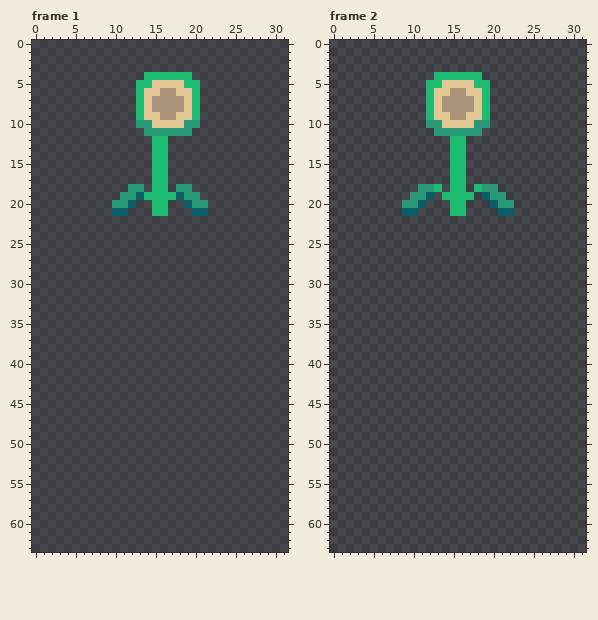
Pixel-art file, stored at assets/Flowers/Sunflower/sunflower_bloom_rustle.ase. Above is the file before it was changed.
32x64 pixels, 4 frames. Shown: frame 1, frame 2. The commit also changed other frames, which this record leaves out.
The result:
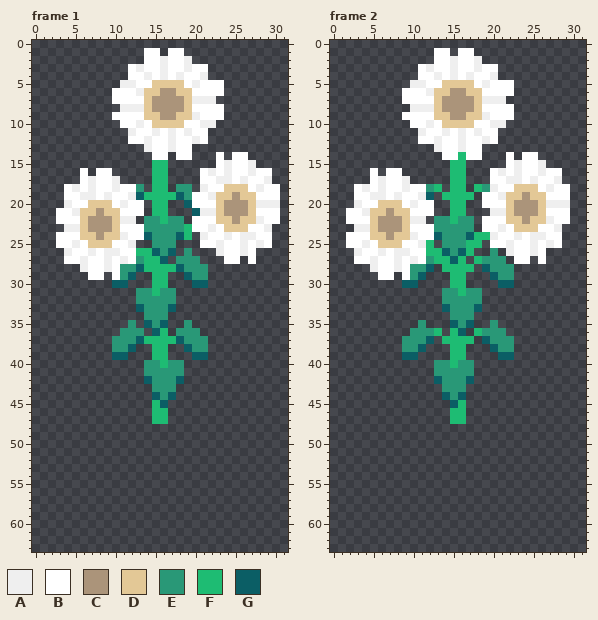
Palette (. is transparent): A #efefef  B #ffffff  C #ab947a  D #e3c896  E #299877  F #1ebc73  G #0b5e65
Changes in this commit:
layer "Plant" now shown
layer "Petals1" now shown
layer "Flower2" now shown
layer "Petals2" now shown
layer "Flower3" now shown
layer "Petals3" now shown
Changed rows in their new state; - is an unchanged pixel.
Frame 1:
first column x 3:
 1 -----------BB-BB------------
 2 -----------BBABBA-----------
 3 ---------BABBABBABB---------
 4 ---------BBABABABBA---------
 5 --------AABB----BABBB-------
 6 -------BBBA------BBBB-------
 7 -------BBBB------AAA--------
 8 --------AAA------BBBB-------
 9 -------BBBB------ABBB-------
10 --------BBAB----BBAA--------
11 ---------ABBABABABB---------
12 ---------BBABBABBAB---------
13 -----------ABBABB-----------
14 ------------BB-BB---B-BB----
15 --------------------BABBA---
16 ---B-BB-----------BABABBABB-
17 ---BABBA----------BBAABABBA-
18 -BABABBABB--------ABBDDDBABB
19 -BBAABABBA-------BBADDCDDBBB
20 -ABBDDDBABB------BBBDCCCDAAA
21 BBADDCDDBBB-------AADCCCDBBB
22 BBBDCCCDAA-EEFEE-BBBDDCDDABB
23 -AADCCCDBBBEEEEEFBBABDDDBBA-
24 BBBDDCDDABBGEEEGF-ABBABAABB-
25 BBABDDDBBA--EEE---BBABBABAB-
26 -ABBABAABBFFGEG-E---ABBAB---
27 -BBABBABABEFFG-EEE---BB-B---
28 ---ABBABEEGFFFFGEEE---------
29 ----BB-BEG--FF--GEE---------
30 -------GG---FF---GG---------
31 ----------EEFEE-------------
32 ----------EEEEE-------------
33 ----------GEEEG-------------
34 -----------EEE--------------
35 ---------E-GEG--E-----------
36 --------EEE-GF-EEE----------
37 -------EEEGFFFFGEEE---------
38 -------EEG--FF--GEE---------
39 -------GG---FF---GG---------
40 -----------EEFEE------------
41 -----------EEEEE------------
42 -----------GEEEG------------
43 ------------EEE-------------
44 ------------GEG-------------
45 ------------FG--------------
46 ------------FF--------------
47 ------------FF--------------
Frame 2:
first column x 2:
 1 -----------BB-BB------------
 2 -----------BBABBA-----------
 3 ---------BABBABBABB---------
 4 ---------BBABABABBA---------
 5 --------AABB----BABBB-------
 6 -------BBBA------BBBB-------
 7 -------BBBB------AAA--------
 8 --------AAA------BBBB-------
 9 -------BBBB------ABBB-------
10 --------BBAB----BBAA--------
11 ---------ABBABABABB---------
12 ---------BBABBABBAB---------
13 -----------ABBABB-----------
14 ------------BB-BB---B-BB----
15 --------------------BABBA---
16 ---B-BB-----------BABABBABB-
17 ---BABBA----------BBAABABBA-
18 -BABABBABB--------ABBDDDBABB
19 -BBAABABBA-------BBADDCDDBBB
20 -ABBDDDBABB------BBBDCCCDAAA
21 BBADDCDDBBB-------AADCCCDBBB
22 BBBDCCCDAA-EEFEE-BBBDDCDDABB
23 -AADCCCDBBBEEEEE-BBABDDDBBA-
24 BBBDDCDDABBGEEEGFFABBABAABB-
25 BBABDDDBBAF-EEEFF-BBABBABAB-
26 -ABBABAABBFFGEGF--E-ABBAB---
27 -BBABBABABEFFGF-FEEE-BB-B---
28 ---ABBABEEG-FFFF-GEEE-------
29 ----BB-BEG---FF---GEE-------
30 -------GG----FF----GG-------
31 ------------EEFEE-----------
32 ------------EEEEE-----------
33 ------------GEEEG-----------
34 -------------EEE------------
35 ---------E---GEG--E---------
36 --------EEEF-FG-FEEE--------
37 -------EEEG-FFFF-GEEE-------
38 -------EEG---FF---GEE-------
39 -------GG----FF----GG-------
40 -----------EEFEE------------
41 -----------EEEEE------------
42 -----------GEEEG------------
43 ------------EEE-------------
44 ------------GEG-------------
45 -------------GF-------------
46 -------------FF-------------
47 -------------FF-------------
Changed places in both pictures, as pixel boxes (x1, y1, x2, y2):
changed: (56, 48, 280, 424)
changed: (346, 48, 570, 424)
